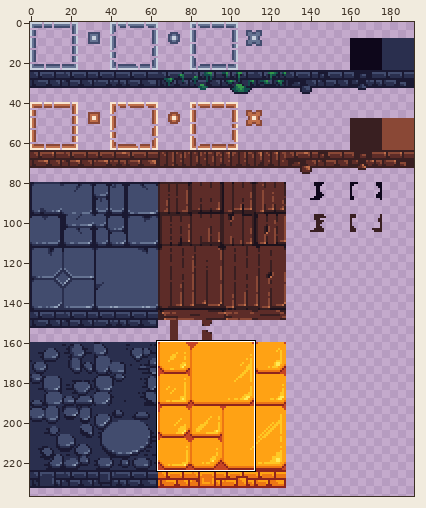
A pixel-art file gets an edit: BurningKnight/Content/Animations/castle_biome.ase. Above, an overview of the earlier version with the close-up marked.
Close-up. First the earlier version:
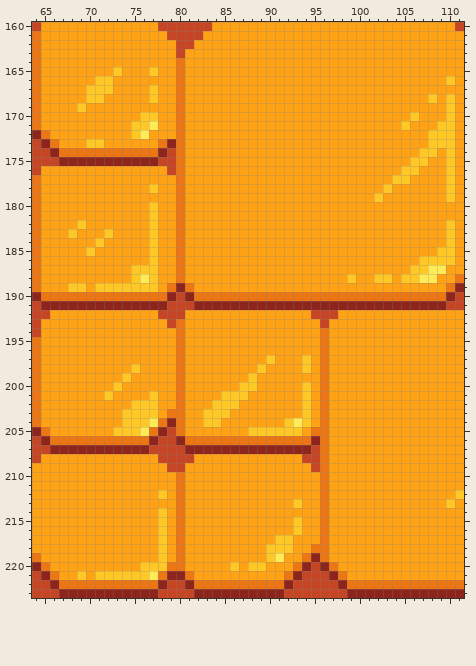
192x240 pixels, 1 frame. Shown: x 64..111, y 160..223. The wide view leaves out empty margins.
Once edited:
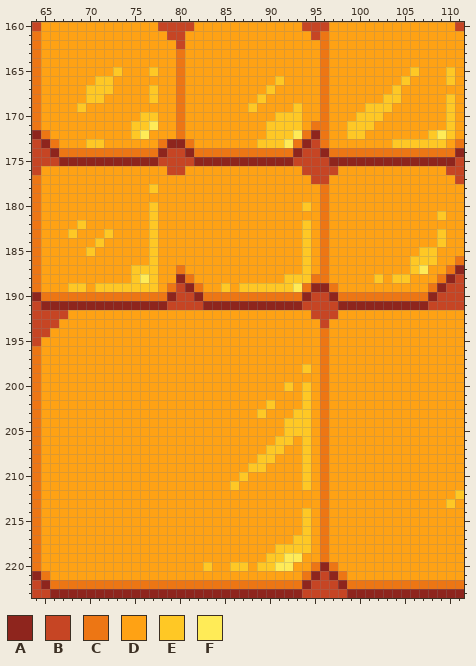
Palette (. is transparent): A #8e251d  B #c64524  C #ed7614  D #ffa214  E #ffc825  F #ffeb57
Difference:
Changed rows in their new state; - is an unchanged pixel.
first column x 64:
160 ------------------DD----------BBB---------------
161 -----------------DD------------BC---------------
162 -----------------D--------------C---------------
163 ----------------C---------------C---------------
164 --------------------------------C---------------
165 --------------------------------C---------E---E-
166 ---------------------------E----C--------E------
167 --------------------------E-----C-------E-------
168 -------------------------E------C------EE---D---
169 ------------------------E----E--C----EEE--------
170 ---------------------------EEE--C---EEE---D-----
171 --------------------------EEEE-CC--EEE---D---D--
172 --------------------------EEEFCAC--EE--------F--
173 ----------------AC-------EEEFCABC-------EEEE--DC
174 ----------------BACCCCCCCCCCCABBACCCCCCCCCCCCCCA
175 ----------------BBAAAAAAAAAAABBBBAAAAAAAAAAAAAAB
176 ----------------B-------------BBBB-------DD---BB
177 ----------------D--------------BB-------DD----DB
178 ----------------D---------------C------D------D-
179 ----------------D---------------C-----D-------D-
180 ----------------D-------------E-C---------------
181 ----------------D---------------C------------E--
182 ----------------D-------------E-C-------------D-
183 ----------------D-------------E-C------------ED-
184 ----------------D-------------E-C------------ED-
185 ----------------D-------------E-C----------EEDD-
186 ----------------D-------------E-C---------E--DDC
187 ------------------------------E-C----------FDDCA
188 ----------------AC----------EEECC--D---DE-DDDCAB
189 ----------------BAC--E-EEEEEEFCAAC----------CABB
190 -----------------BA-----------ABBA----------ABB-
191 ------------------B-----------BBBB----------BB--
192 --BB----------DDD-------------------------------
193 -BB------------DD-------------------------------
194 -B--------------D-------------------------------
195 B---------------D-------------------------------
196 ----------------D-------------------------------
197 ----------------D---------D---D-----------------
198 -----------D----D--------D----------------------
199 ----------D-----D-------D-----------------------
200 ---------D------D------DD---E-------------------
201 --------D----D--D----DDD------------------------
202 -----------DDD--D---DDD---E---------------------
203 ----------DDDD-DD--DDD---E---E------------------
204 ----------DDDDDDD--DD--------E------------------
205 CD-------DDDDDDDD-------DDDD--ED----------------
206 CDDDDDDDDDDDDDDDDDDDDDDDDDDEEDED----------------
207 CDDDDDDDDDDDDDDDDDDDDDDDDDEEDDED----------------
208 C-------------DDDD-------EE---ED----------------
209 C--------------DD-------EE----ED----------------
210 C---------------D------E------E-----------------
211 C---------------D-----E-------E-----------------
212 C-------------D-D-------------------------------
213 C---------------D------------D------------------
214 C-------------D-D-------------E-----------------
215 C-------------D-D------------DE-----------------
216 C-------------D-D------------DE-----------------
217 C-------------D-D----------DDEE-----------------
218 C-------------D-D---------D--EED----------------
219 --------------D-D----------EFFDD----------------
220 CD----------DDDDD--E---ED-EFFDDC----------------
221 ACD--D-DDDDDDDDDDD----------DDCA----------------
222 -AC-----------CCCC----------CCA-----------------
223 --A-----------AAAA----------AA------------------
